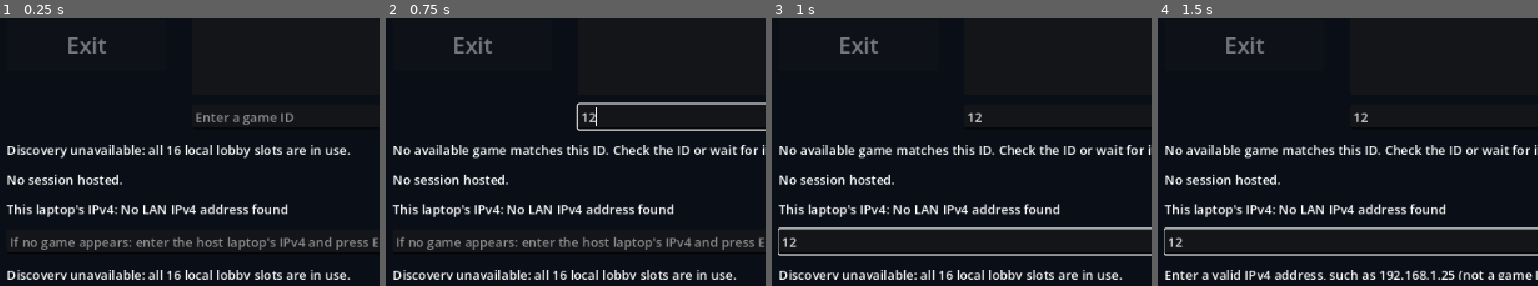
Above: before the commit, frames 1-4 (left to right).
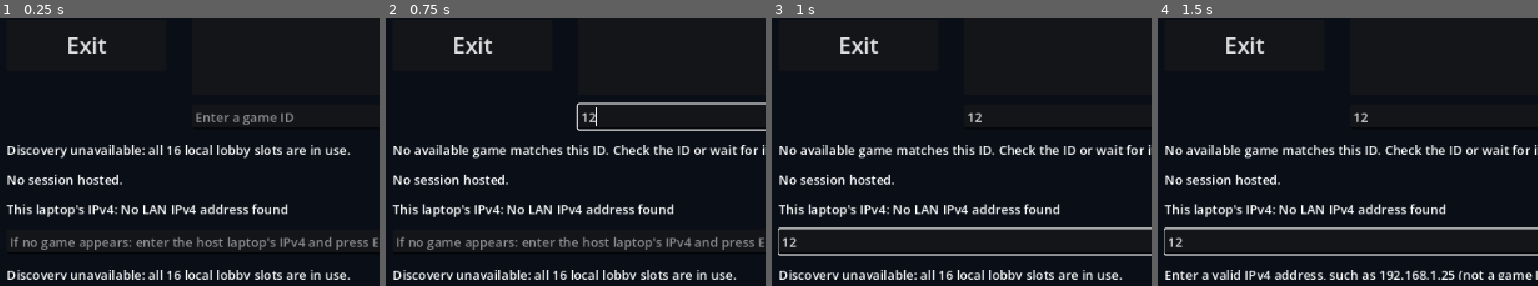
Above: after the commit, the same moments.

Repository: Kirbzo/Tank-Game-Networking
Game: Godot game, scene res://lobby.tscn
Same seed, same stepped clock (60 frames per second), same inputs: the game is played once before the commit and once after it.
Inputs (mouse positions are % of the whole screen's width and height, from its top left):
- Up to frame 1 (0.25 s): no input
- Up to frame 2 (0.75 s): click (62, 68) at 0.52 s; type "12" at 0.6 s
- Up to frame 3 (1 s): click (50, 92) at 0.75 s; type "12" at 0.83 s
- Up to frame 4 (1.5 s): tap Enter at 1.25 s
The pictures show only the part of the screen within x 0-50%, y 50-100%; the shares and areas given below are measured in that part.

The runs differ from the first frame. In frame 1, 0.3% of the frame differs, in the area x 17-28%, y 7-14%; in frame 2, 0.3%; in frame 3, 0.3%; in frame 4, 0.3%.

Commit message:
exit button commit

Diff:
--- /dev/null
+++ b/Godot/exit_screen.gd
@@ -0,0 +1,15 @@
+extends Control
+## Display-only exit screen. Session leaving will be implemented separately.
+
+func _ready() -> void:
+	set_anchors_and_offsets_preset(Control.PRESET_FULL_RECT)
+	mouse_filter = Control.MOUSE_FILTER_STOP
+	var panel := PanelContainer.new()
+	panel.set_anchors_and_offsets_preset(Control.PRESET_FULL_RECT)
+	add_child(panel)
+	var center := CenterContainer.new()
+	panel.add_child(center)
+	var message := Label.new()
+	message.text = "Exiting game..."
+	message.horizontal_alignment = HORIZONTAL_ALIGNMENT_CENTER
+	center.add_child(message)
--- a/Godot/lobby.gd
+++ b/Godot/lobby.gd
@@ -19,6 +19,7 @@
 var joining := false
 var join_target: Dictionary = {}
 var connected_game_id := ""
+var exit_screen: Control
 
 func _ready() -> void:
 	var margin := MarginContainer.new()
@@ -52,8 +53,8 @@
 	join_button.tooltip_text = "Select a game or enter its ID to join."
 	join_button.pressed.connect(join_game)
 	exit_button = add_button(controls, "Exit")
-	exit_button.disabled = true
-	exit_button.tooltip_text = "Exit means leave the hosted session. Leaving is incomplete for alpha."
+	exit_button.tooltip_text = "Show the exit screen. Leaving the session is not implemented yet."
+	exit_button.pressed.connect(show_exit_screen)
 	var games_column := VBoxContainer.new()
 	games_column.size_flags_horizontal = Control.SIZE_EXPAND_FILL
 	games_column.add_theme_constant_override("separation", 12)
@@ -90,6 +91,14 @@
 	multiplayer.connection_failed.connect(join_failed)
 	multiplayer.server_disconnected.connect(join_server_disconnected)
 
+func show_exit_screen() -> void:
+	if exit_screen != null:
+		return
+	exit_screen = preload("res://exit_screen.gd").new()
+	get_parent().add_child(exit_screen)
+	# Keep the session alive; this step only replaces the visible screen.
+	hide()
+
 func add_label(parent: Node, text: String) -> Label:
 	var label := Label.new()
 	label.text = text
--- a/Godot/tests/alpha_smoke.gd
+++ b/Godot/tests/alpha_smoke.gd
@@ -30,7 +30,7 @@
 		failing.host_game()
 		if not check(failing.session == null and failing.discovery.hosted_game.is_empty() and failing.listed_ids.is_empty(), "Failed hosting must not advertise or list a game"):
 			return
-		if not check(failing.feedback.text.contains("Hosting failed") and not failing.host_button.disabled and failing.join_button.disabled and failing.exit_button.disabled, "Hosting failure must explain error, allow retry, and keep joining/leaving disabled"):
+		if not check(failing.feedback.text.contains("Hosting failed") and not failing.host_button.disabled and failing.join_button.disabled and not failing.exit_button.disabled, "Hosting failure must explain error, allow retry, and keep Join disabled and Exit available"):
 			return
 		failing.queue_free()
 		await process_frame
@@ -57,7 +57,7 @@
 				return
 	if not args.has("late") and not check(lobby.listed_ids.is_empty(), "Initial game list must be empty"):
 		return
-	if not check(lobby.join_button.disabled and lobby.exit_button.disabled, "Join and leaving must be disabled"):
+	if not check(lobby.join_button.disabled and not lobby.exit_button.disabled, "Join must initially be disabled and Exit available"):
 		return
 	if OS.get_cmdline_user_args().has("host"):
 		lobby.host_button.pressed.emit()
Not shown, changed: AGENTS.md
Not shown, changed: Godot/README.md
Not shown, changed: README.md
Not shown, changed: prompt_log.md
Not shown, changed: status.md
